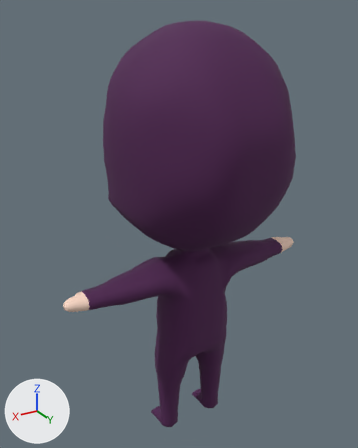
Two versions of the FBX model Personatges/Ninja/Ninja.fbx, one commit apart.
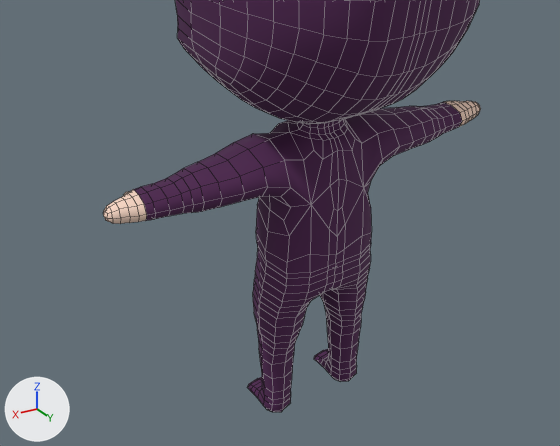
There are two pictures of each version: one whole from a 50 mm lens placed at (0.465, 0.719, 0.84), pointed at (0.015, -0.032, 0.464), one close up on the part from 0% to 96% of the width and 39% to 100% of the height. Lighting does not change. The marker at lower left points along +X, +Y and +Z. The close-ups show mesh edges as thin lines. Where no turn or scale is listed for an object, it has been applied to the vertices.

Script lines for the objects in view, before the commit:
```python
me_mesh = bpy.data.meshes.new('Mesh')
me_mesh.from_pydata(...)  # 1431 vertices, 1424 faces; spans x -0.261..0.261, y -0.176..0.181, z 0.0..0.825
me_mesh.materials.append(mat_material__3)  # picture img_ninjauv2_jpg
ob_ninja = bpy.data.objects.new('Ninja', me_mesh)
ob_ninja.location = (0.0, 0.0, 0.0)
```
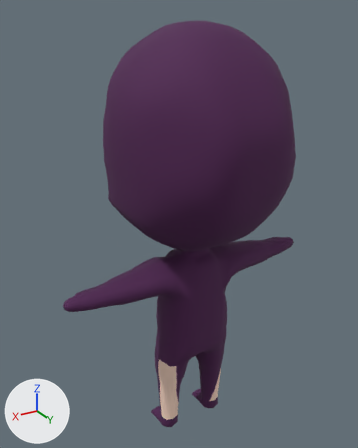
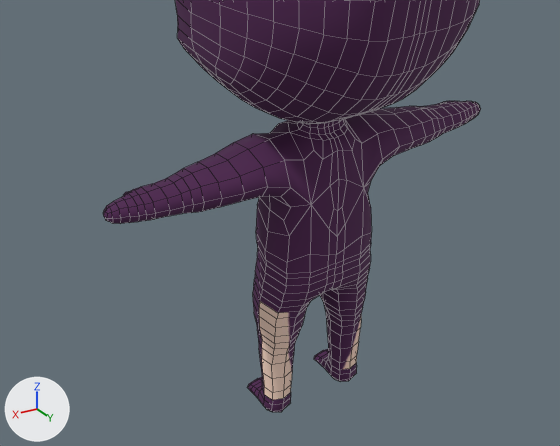
What the commit changed:
me_mesh is used by ob_ninja; location (0.0, 0.0, 0.0).
me_mesh had 1431 vertices, 1424 faces and spanned x -0.261..0.261, y -0.176..0.181, z 0.0..0.825.
me_mesh now has 1422 vertices, 1420 faces and spans x -0.261..0.261, y -0.176..0.181, z 0.0..0.825.
me_mesh part 1: 1420 kept faces spanning x -0.261..0.261, y -0.176..0.181, z 0.0..0.825 get new texture (UV) coordinates.

Changed parts and their boxes (x1, y1, x2, y2) in the close-ups (560 x 446 px):
part 1 of me_mesh, surface changed: (103, 22, 481, 403) in both
